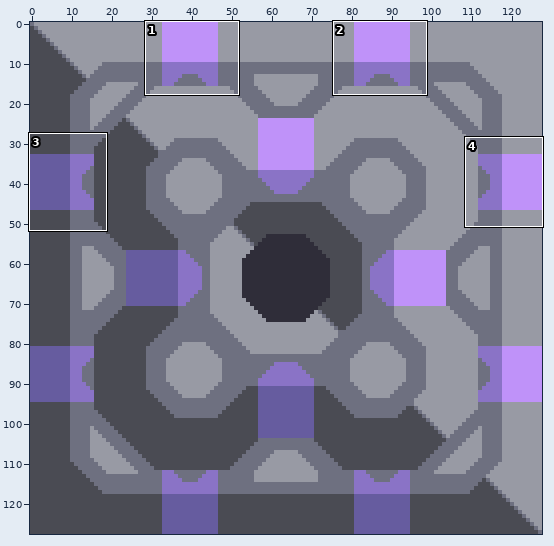
Sprite sheet: assets/sprites/blocks/power/advanced-reactor.png. The first picture is a wide view before the edit; the outline marks the close-up.
Close-up. The starting point:
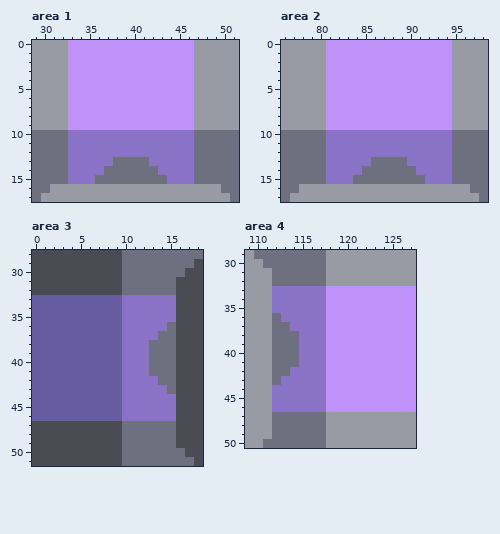
The file is 128x128 pixels. Shown: area 1: x 29..51, y 0..17; area 2: x 76..98, y 0..17; area 3: x 0..18, y 28..51; area 4: x 109..127, y 29..50. The commit also changed other parts of the picture, which this record leaves out.
Once edited:
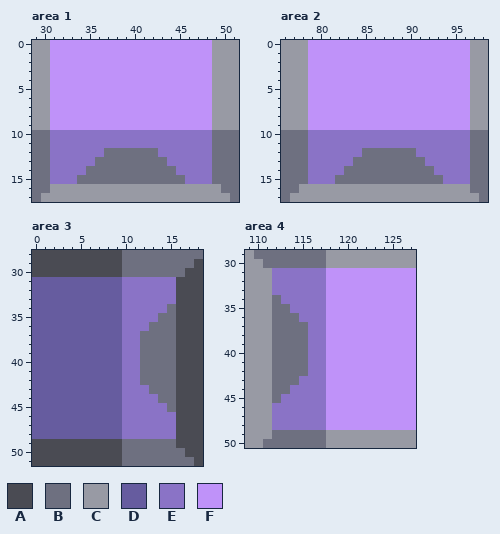
Palette (. is transparent): A #4a4b53  B #6e7080  C #989aa4  D #665c9f  E #8a73c6  F #bf92f9
Difference:
Changed rows in their new state; - is an unchanged pixel.
Area 1:
first column x 31:
 0 FF--------------FF
 1 FF--------------FF
 2 FF--------------FF
 3 FF--------------FF
 4 FF--------------FF
 5 FF--------------FF
 6 FF--------------FF
 7 FF--------------FF
 8 FF--------------FF
 9 FF--------------FF
10 EE--------------EE
11 EE--------------EE
12 EE----BBBBBB----EE
13 EE---BB----BB---EE
14 EE--BB------BB--EE
15 EE-BB--------BB-EE
Area 2:
first column x 79:
 0 FF--------------FF
 1 FF--------------FF
 2 FF--------------FF
 3 FF--------------FF
 4 FF--------------FF
 5 FF--------------FF
 6 FF--------------FF
 7 FF--------------FF
 8 FF--------------FF
 9 FF--------------FF
10 EE--------------EE
11 EE--------------EE
12 EE----BBBBBB----EE
13 EE---BB----BB---EE
14 EE--BB------BB--EE
15 EE-BB--------BB-EE
Area 3:
first column x 0:
31 DDDDDDDDDDEEEEEE
32 DDDDDDDDDDEEEEEE
34 ---------------B
35 --------------BB
36 -------------BB-
37 ------------BB--
38 ------------B---
39 ------------B---
40 ------------B---
41 ------------B---
42 ------------BB--
43 -------------BB-
44 --------------BB
45 ---------------B
47 DDDDDDDDDDEEEEEE
48 DDDDDDDDDDEEEEEE
Area 4:
first column x 112:
31 EEEEEEFFFFFFFFFF
32 EEEEEEFFFFFFFFFF
34 B---------------
35 BB--------------
36 -BB-------------
37 --BB------------
38 ---B------------
39 ---B------------
40 ---B------------
41 ---B------------
42 --BB------------
43 -BB-------------
44 BB--------------
45 B---------------
47 EEEEEEFFFFFFFFFF
48 EEEEEEFFFFFFFFFF
